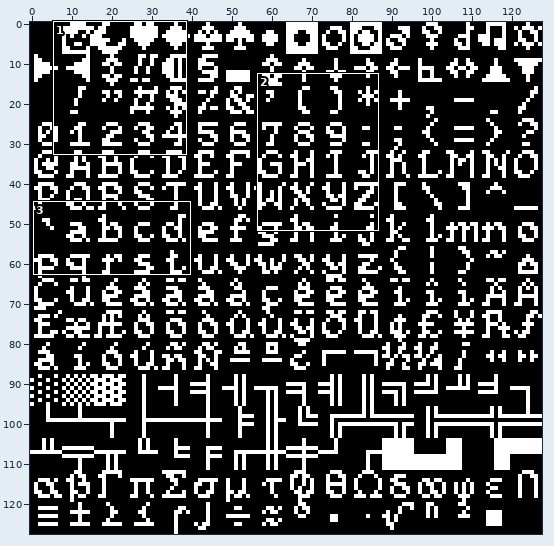
Pixel-art file -- fonts/fonts.aseprite. Above, an overview of the earlier version with the close-up marked.
Close-up. Before:
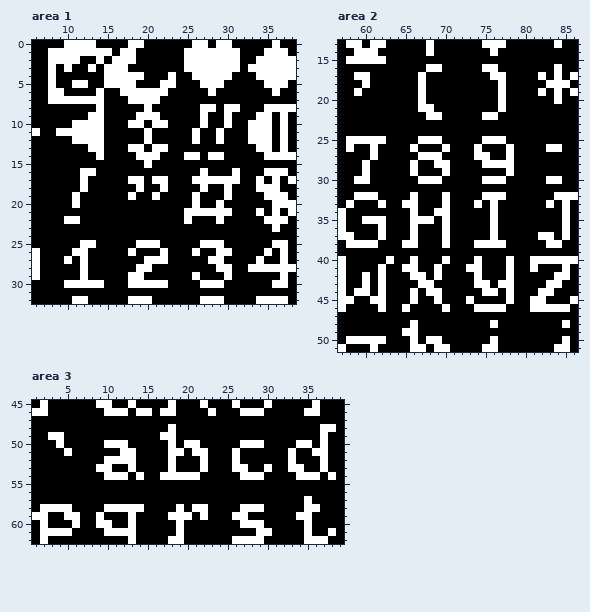
128x128 pixels, 1 frame. Shown: area 1: x 6..38, y 0..32; area 2: x 57..86, y 13..51; area 3: x 1..39, y 45..62. The commit also changed other parts of the picture, which this record leaves out.
New version:
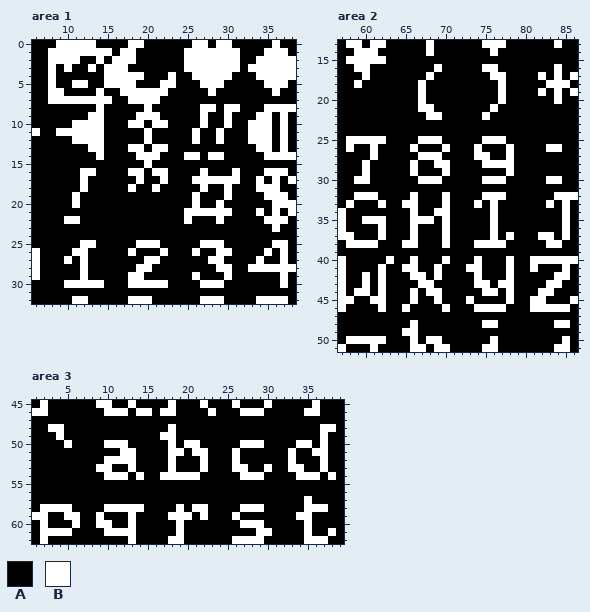
Palette (. is transparent): A #000000  B #ffffff
Edits made:
{"change": "layer \"MASTER/1.02 Eclipse 1.03 WIP/Moonshine E\" added"}
{"change": "layer \"1.00 Eclipse/Moonshine Eclipse 1.00\" removed"}
{"where": "area 1"}
{"y":0,"x":9,"old":"A","new":"B"}
{"y":7,"x":15,"old":"A","new":"B"}
{"y":16,"x":18,"old":"AA","new":"BB"}
{"y":16,"x":21,"old":"AA","new":"BB"}
{"y":17,"x":18,"old":"B","new":"A"}
{"y":17,"x":21,"old":"B","new":"A"}
{"y":18,"x":18,"old":"AB","new":"BA"}
{"y":18,"x":21,"old":"AB","new":"BA"}
{"y":19,"x":18,"old":"B","new":"A"}
{"y":19,"x":21,"old":"B","new":"A"}
{"y":27,"x":22,"old":"B","new":"A"}
{"y":30,"x":36,"old":"B","new":"A"}
{"where": "area 2"}
{"y":16,"x":59,"old":"AA","new":"BB"}
{"y":16,"x":68,"old":"B","new":"A"}
{"y":17,"x":59,"old":"B","new":"A"}
{"y":17,"x":67,"old":"BA","new":"AB"}
{"y":18,"x":59,"old":"AB","new":"BA"}
{"y":19,"x":59,"old":"B","new":"A"}
{"y":21,"x":76,"old":"AB","new":"BA"}
{"y":22,"x":76,"old":"B","new":"A"}
{"y":37,"x":78,"old":"A","new":"B"}
{"y":48,"x":75,"old":"A","new":"B"}
{"y":48,"x":84,"old":"A","new":"B"}
{"where": "area 3"}
{"y":48,"x":3,"old":"AA","new":"BB"}
{"y":49,"x":3,"old":"B","new":"A"}
{"y":50,"x":4,"old":"BA","new":"AB"}
{"y":51,"x":5,"old":"B","new":"A"}
{"y":58,"x":37,"old":"A","new":"B"}
{"y":59,"x":27,"old":"B","new":"A"}
